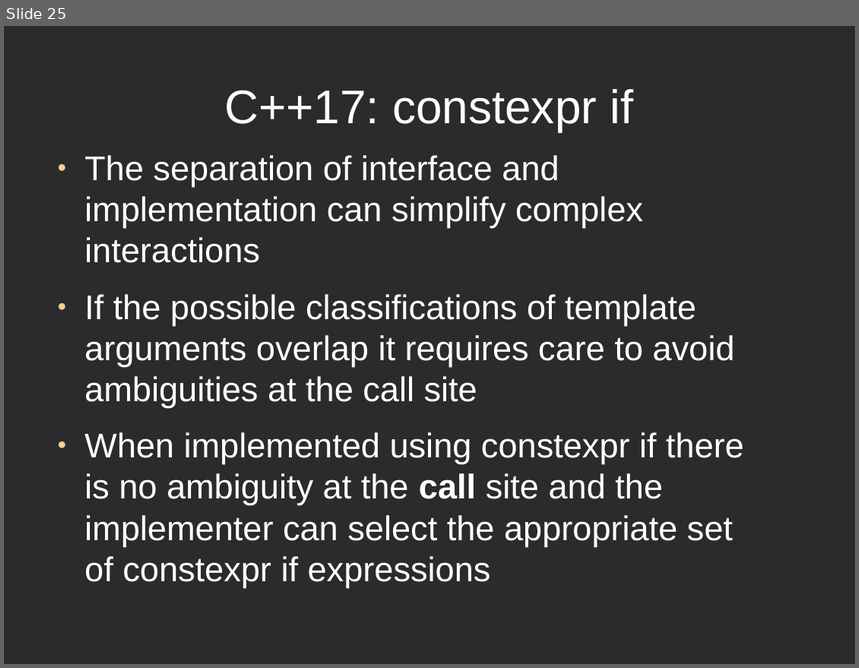
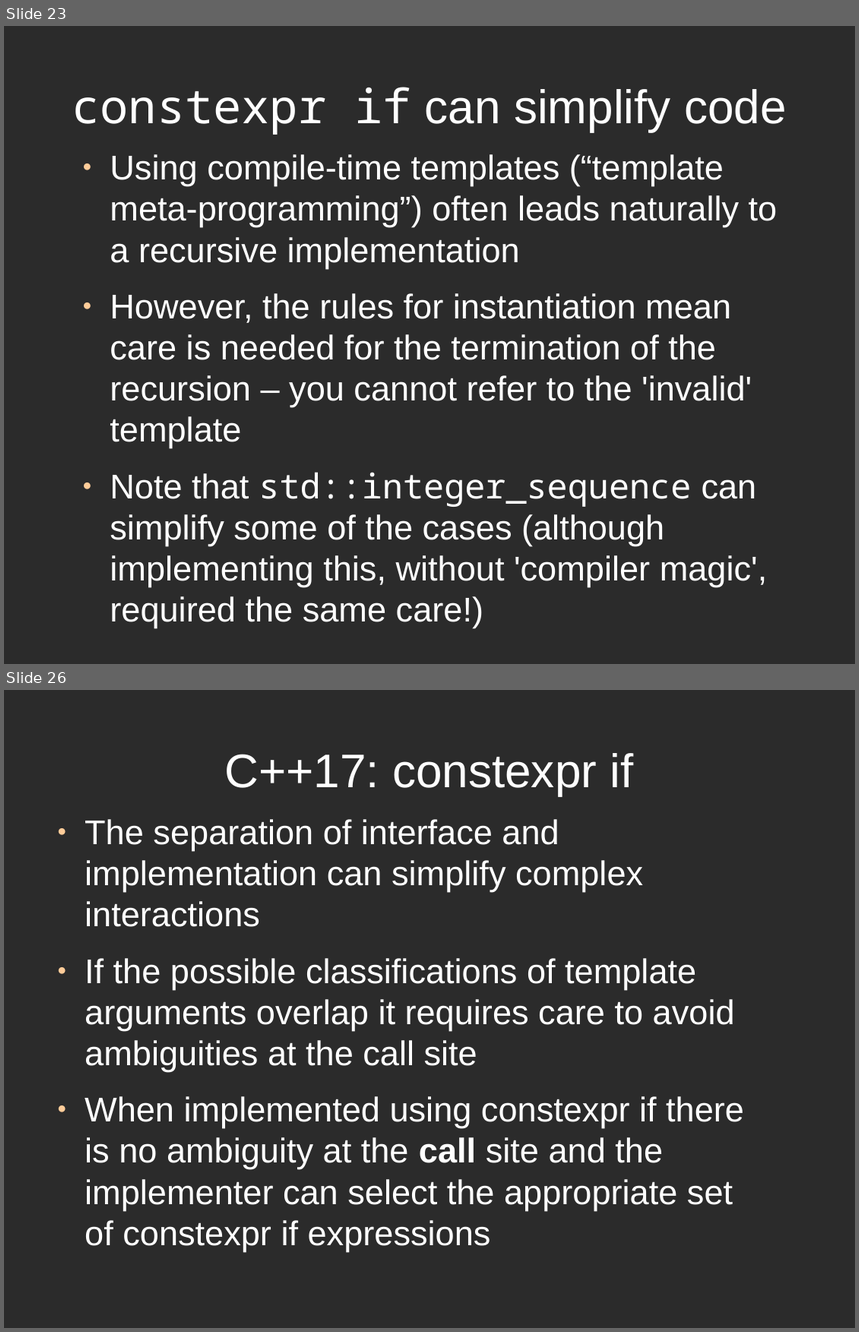
Before and after one commit to rogerorr/articles, a slide deck: Making_Templates_Easier/Making_Templates_Easier.odp. Shown one above the other, each under a label of ours: slide 25 before the commit, slides 23 and 26 after it; the slides between them are not shown. The pictures are 859x668 and 859x1332 pixels, drawn with LibreOffice and Linux fonts; fonts in the diff are those of the drawing; background and template pictures are left out; a plain dark background stands for a picture behind light text. Boxes give left, top, right and bottom in pixels: in the first picture for what was removed or moved away, otherwise in the second. Text is boxed around its words. In the diff, an @@ line names an element or a change of style, - is before the commit and + after.

```diff
--- a/Making_Templates_Easier/Making_Templates_Easier.odp
+++ b/Making_Templates_Easier/Making_Templates_Easier.odp
@@ slide 23 added at <box>4,26,855,664</box>, background picture (left out) @@
@@ title added at <box>72,87,787,135</box>, 44 pt, text #FFFFFF @@
+constexpr if can simplify code
@@ text added at <box>110,154,778,629</box>, 32 pt, text #FFFFFF @@
+● Using compile-time templates (“template meta-programming”) often leads naturally to a recursive implementation
+● However, the rules for instantiation mean care is needed for the termination of the recursion – you cannot refer to the 'invalid' template
+● Note that std::integer_sequence can simplify some of the cases (although implementing this, without 'compiler magic', required the same care!)
@@ what was slide 25 is now slide 26 @@
```
Also in this commit, not shown: 6 slides changed.
